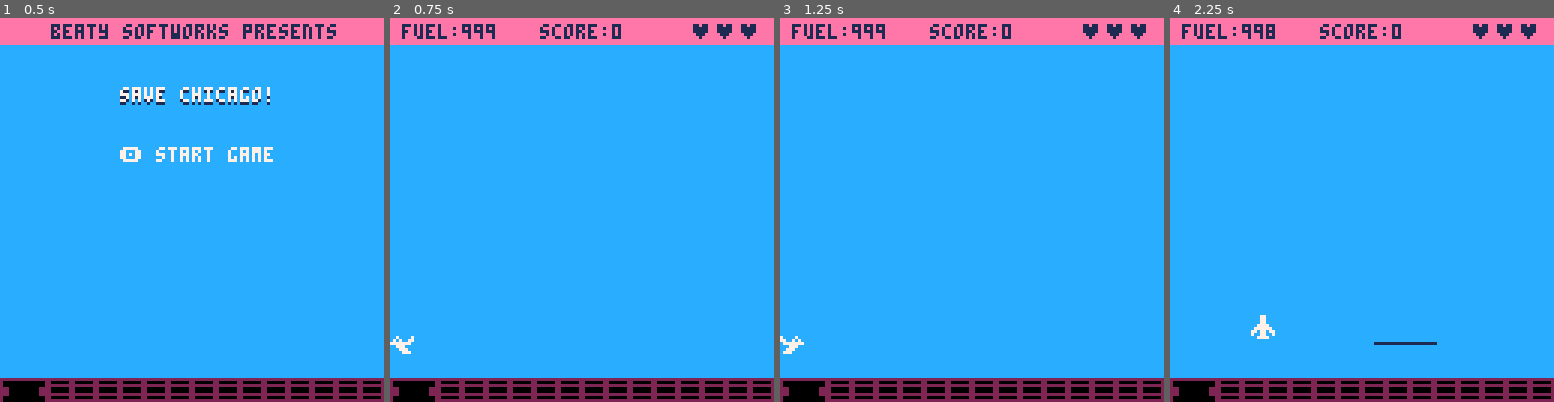
Above: before the commit, frames 1-4 (left to right).
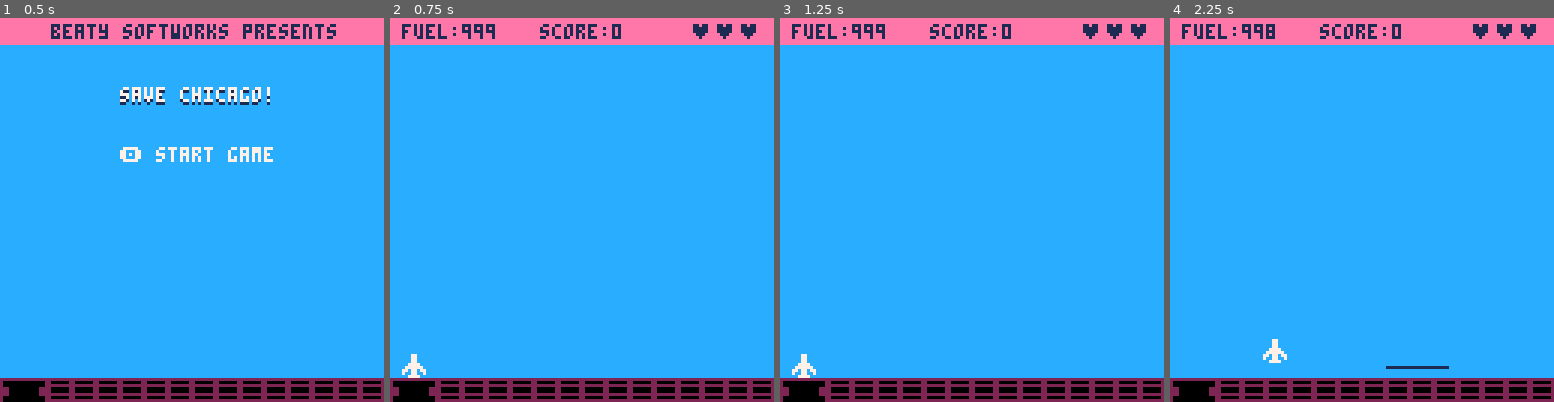
Above: after the commit, the same moments.

Repository: natebeaty/savepicoville
Game: PICO-8 cartridge savechicago.p8
The game is run twice, just before and just after one commit, with the same random seed, the same clock (stepped at 60 frames per second) and the same inputs.
Inputs:
- Up to frame 1 (0.5 s): no input
- Up to frame 2 (0.75 s): tap O (Z key) at 0.7 s
- Up to frame 3 (1.25 s): no input
- Up to frame 4 (2.25 s): hold Right 1.6-2.1 s; tap O (Z key) at 1.7, 2.1 s; hold Up from 2.15 s (still down)

Frame 1 is identical in both runs. In frame 2, 0.3% of the frame differs, in the area x 0-10%, y 82-94%; in frame 3, 0.3%; in frame 4, 0.6%, in the area x 21-73%, y 77-92%.

Commit message:
reset player at new base

Diff:
--- a/player.lua
+++ b/player.lua
@@ -2,8 +2,8 @@
 
 function make_player()
   p={}
-  p.x=0 --player position
-  p.y=104
+  p.x=4 --player position
+  p.y=112
   p.dx=0 --player movement
   p.dy=0
   p.box={x1=0,y1=0,x2=7,y2=7}  --collision box
@@ -15,7 +15,7 @@
   p.last_flipx=true
   p.flipx=false --flip sprite horizontal
   p.flipy=false --flip sprite vertical
-  p.sprite_neutral=19 --player sprite, neutral
+  p.sprite_neutral=18 --player sprite, neutral
   p.sprite=p.sprite_neutral --current player sprite
 
   p.maxspd=4 --max speed
@@ -39,8 +39,9 @@
   end
 
   p.respawn=function()
-    p.x=0
-    p.y=104
+    p.last_flipx=true
+    p.x=4
+    p.y=112
   end
 end
 
